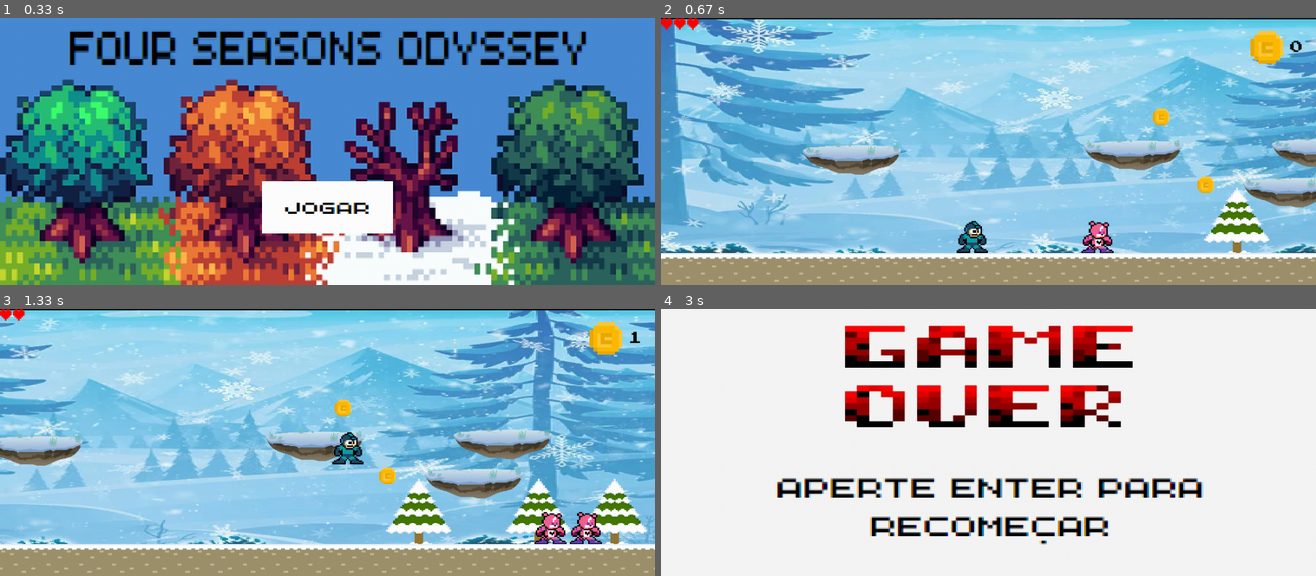
Above: before the commit, frames 1-4 (two rows, left to right).
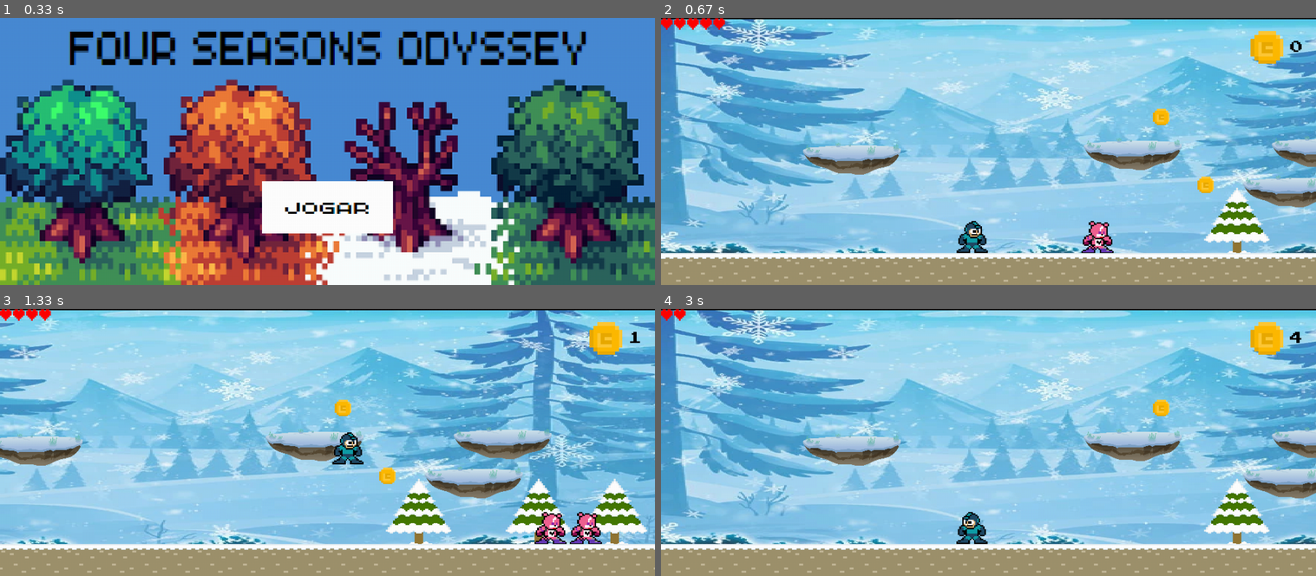
Above: after the commit, the same moments.

Repository: insper-classroom/devlife-23-1-projeto-pygame-thiago-penha-e-joao-faraco
Game: pygame game, started from docs/pygame/jogo.py
The game is run twice, just before and just after one commit, with the same random seed, the same clock (stepped at 60 frames per second) and the same inputs.
Inputs (mouse positions are in pixels of both pictures, inside the frame that each line leads up to):
- Up to frame 1 (0.33 s): no input
- Up to frame 2 (0.67 s): click (988, 207) at 0.38 s
- Up to frame 3 (1.33 s): hold Right 0.67-1.13 s; move the mouse to (301, 453) at 0.7 s; hold Up from 1.17 s (still down)
- Up to frame 4 (3 s): release Up at 1.47 s; hold Right 1.5-1.97 s; hold Left 2-2.53 s; hold Left 2.57-2.97 s

Frame 1 is identical in both runs. In frame 2, 0.1% of the frame differs, in the area x 6-10%, y 0-5%; in frame 3, 0.1%; in frame 4, 97%, in the area x 0-100%, y 0-100%.

Commit message:
Tela outono pronto e funcionando, começando intro

Diff:
--- a/docs/pygame/main.py
+++ b/docs/pygame/main.py
@@ -3,7 +3,6 @@
 from tela_inverno import window
 from tela_inverno import Coin
 import tela_outono
-tela=tela_inverno
 
 class Tela_Inicio:
     def __init__(self,jogo):
@@ -45,12 +44,15 @@
         if self.contador>=40:
             self.contador=0
 
+class Instrucao:
+    def __init__(self,jogo):
+        self.jogo=jogo
+
 class Tela_Game_Over:
     def __init__(self,jogo):
         self.jogo = jogo
         self.game_over = pygame.transform.scale(pygame.image.load('docs/imagens/gameover.png'),(1000,205))
         self.recomecar = pygame.transform.scale(pygame.image.load('docs/imagens/Recomecar.png'),(800,205))
-        # self.fechou_over = False
         self.music=pygame.mixer.Sound('docs/sons/game_over_bad_chest.wav')
         self.play=False
     def atualiza_estado_over(self):
@@ -73,16 +75,13 @@
 
 class Personagem(pygame.sprite.Sprite):
 
-    def __init__(self,tela,fonte,jogo):
+    def __init__(self,fonte,jogo):
         pygame.sprite.Sprite.__init__(self)
-        self.platafroma_image=pygame.transform.scale(pygame.image.load('docs/imagens/plataforma.png'),(150,50)).convert_alpha()
         self.image = pygame.transform.scale((pygame.image.load('docs/imagens/personagem.png')),(50,50)).convert_alpha()
-        self.mask=pygame.mask.from_surface(self.image)
         self.velocidade_x = 0
         self.ajuste = 0
         self.rect=self.image.get_rect(bottomright=(window.get_width()//2, 360))
-        self.tela=tela
-        self.vidas = 3
+        self.vidas =5
         self.jogo=jogo
         self.group=pygame.sprite.GroupSingle(self)
         self.mask=pygame.mask.from_surface(self.image)
@@ -135,7 +134,7 @@
                 pygame.quit()
                 self.fechou_no_jogo = True
                 return False
-        if (tela.imprime_x<=-2000 and (self.direcao=='direita' or self.rect.x>=window.get_width()//2)) or (tela.imprime_x>=0 and (self.direcao=='esquerda' or self.rect.x<=window.get_width()//2 )):
+        if (tela.imprime_x<=-2000 and (self.direcao=='direita' or self.rect.x>=window.get_width()//2)) or (tela.imprime_x>=0 and (self.direcao=='esquerda'or self.rect.x<=window.get_width()//2)):
             self.rect.x += self.velocidade_x
 
         else:
@@ -150,7 +149,8 @@
                 planta.rect.x-=self.velocidade_x
             for bolinha in tela.bolinhaGroup:
                 bolinha.rect.x-=self.velocidade_x
-
+            for chao in tela.chaoGroup:
+                chao.rect.x-=self.velocidade_x
         for monstro in tela.grupo_monstro:
             self.movimentação_monstro+=0.05
             if self.movimentação_monstro>=10:
@@ -187,11 +187,14 @@
                     self.gravidade = -20
                     self.pula.play()
                     planta.kill()
-        if self.rect.x>=1001:
+
+        if self.rect.x>=1001 and tela.contador_coin>=10:
             self.jogo.tela_atual=3
+            self.jogo.contador_tela=1
+            self.rect.x=0
         return True
 
-    def desenha_jogador(self):
+    def desenha_jogador(self,tela):
         self.coracao = self.fonte.render(chr(9829)*self.vidas,True,(255,0,0))
         window.blit(self.coracao,(0,0))
         self.gravidade+=0.8
@@ -201,8 +204,7 @@
             self.maximo=360
         if self.rect.bottom<self.maximo:
             self.maximo=self.rect.bottom
-        for plataforma in self.tela.plataformaGroup:
-            plataforma_mask=pygame.mask.from_surface(self.platafroma_image)
+        for plataforma in tela.plataformaGroup:
             plataforma_group= pygame.sprite.GroupSingle(plataforma)
             if pygame.sprite.spritecollide(self.group.sprite,plataforma_group,False,pygame.sprite.collide_mask) and self.gravidade>=0 and self.maximo<=plataforma.rect.top:
                 self.rect.bottom=plataforma.rect.top+10
@@ -220,11 +222,12 @@
         pygame.init()
         pygame.display.set_caption('Four Seasons Odyssey')
         self.tela_atual = 0
+        self.telas=[]
         self.font = pygame.font.Font('docs/fontes/PressStart2P.ttf', 20)
         self.window_largura=window.get_width()
-        self.tela=tela.Tela_Inverno(self.font)
-        self.chao=tela.Chao(self.tela.imagem)
-        self.jogador = Personagem(self.tela,self.font,self)
+        self.telas.append(tela_inverno.Tela_Inverno(self.font))
+        self.telas.append(tela_outono.Tela_Outono(self.font))
+        self.jogador = Personagem(self.font,self)
         self.tela_inicio=Tela_Inicio(self)
         self.tela_game_over=Tela_Game_Over(self)
         self.inverteu = False
@@ -244,38 +247,18 @@
         if self.tela_atual == 2:
             return self.tela_game_over.atualiza_estado_over()
         elif self.tela_atual == 1 or self.tela_atual==3:
-            return self.jogador.movimenta_jogador(self.tela)
-        pygame.mixer.music.stop()
-        if not self.play:
-            self.music.play()
-            self.play=True
-        for event in pygame.event.get():
-            if event.type == pygame.KEYDOWN:
-                if event.key == pygame.K_RETURN and self.jogo.jogador.vidas <=0:
-                    return False
-            if event.type == pygame.QUIT:
-                pygame.quit()
-                return False
+            return self.jogador.movimenta_jogador(self.telas[self.contador_tela])
 
 
     def desenha_inicio(self):
-        if self.tela_atual==1:
-            self.tela.desenha_tela()
-            self.chao.desenha_chao()
-            self.tela.desenha_personagens()
-            self.jogador.desenha_jogador()
+        if self.tela_atual==1 or self.tela_atual==3:
+            self.telas[self.contador_tela].desenha_tela()
+            self.telas[self.contador_tela].desenha_personagens()
+            self.jogador.desenha_jogador(  self.telas[self.contador_tela])
         elif self.tela_atual==0:
            self.tela_inicio.desenha_Tela_Inicio()
         elif self.tela_atual == 2:
             self.tela_game_over.desenha_game_over()
-        elif self.tela_atual==3:
-            while self.contador<1:
-                self.tela=tela_outono.Tela_Outono(self.font)
-                self.contador=1
-            self.tela.desenha_tela()
-            self.tela.desenha_personagens()
-            self.jogador.desenha_jogador()
-
         pygame.display.update()
 
     def loop(self):
--- a/docs/pygame/tela_inverno.py
+++ b/docs/pygame/tela_inverno.py
@@ -6,7 +6,7 @@
 class Bolinha(pygame.sprite.Sprite):
     def __init__(self,x,y):
         pygame.sprite.Sprite.__init__(self)
-        self.image=pygame.transform.scale(pygame.image.load('docs/imagens/bolinha de neve.png'),(20,20)).convert_alpha()
+        self.image=pygame.transform.scale(pygame.image.load('docs/imagens/bolinha de neve.png'),(30,30)).convert_alpha()
         self.rect=self.image.get_rect()
         self.rect.topleft=(x,y)
 
@@ -34,24 +34,20 @@
         self.rect.topleft=(x,y)
 
 class Chao(pygame.sprite.Sprite):
-    def __init__(self,tela):
-        pygame.sprite.Sprite.__init__(self)
-        self.chao=pygame.transform.scale(pygame.image.load('docs/imagens/chao inverno.png'),(50,50))
-        self.chao_rect=self.chao.get_rect()
-        self.chao_altura=self.chao.get_height()
-        self.chao_largura=self.chao.get_width()
-        self.quantidade= tela.get_width()//self.chao_largura
-        self.tela=tela
-    def desenha_chao(self):
-        for i in range(self.quantidade+1):
-            self.tela.blit(self.chao,(i*self.chao_largura,360))
+    def __init__(self,x,y):
+         pygame.sprite.Sprite.__init__(self)
+         self.image=pygame.transform.scale(pygame.image.load('docs/imagens/chao inverno.png'),(50,50))
+         self.rect=self.image.get_rect()
+         self.rect.topleft=(x,y)
 
 class Tela_Inverno():
 
     def __init__(self,fonte):
         self.imagem = pygame.transform.scale(pygame.image.load('docs/imagens/Inverno_att.png').convert_alpha(),(3000,410))
+        self.next_level=pygame.transform.scale(pygame.image.load('docs/imagens/next_level.png'),(100,100)).convert_alpha()
         self.arvore=pygame.transform.scale(pygame.image.load('docs/imagens/Arvore_Inverno.png'),(100,100))
         self.moeda_contadora=pygame.transform.scale(pygame.image.load('docs/imagens/coin_2.png'),(50,50)).convert_alpha()
+        self.image = pygame.transform.scale(pygame.image.load('docs/imagens/next_level.png'),(100,100)).convert_alpha()
         self.imprime_x=0
         self.arvores=[]
         self.posicao_plat=[]
@@ -63,11 +59,20 @@
         self.grupo_monstro= pygame.sprite.Group()
         self.plantaGroup=pygame.sprite.Group()
         self.bolinhaGroup=pygame.sprite.Group()
+        self.chaoGroup=pygame.sprite.Group()
         self.cria_arvore()
         self.cria_plat()
         self.cria_coin()
         self.cria_planta()
         self.cria_monstro()
+        self.desenha_chao()
+
+    def desenha_chao(self):
+        for i in range(61):
+            x= i*50
+            y=360
+            chao=Chao(x,y)
+            self.chaoGroup.add(chao)
 
     def desenha_bolinha(self):
         self.frequenciadotiro+=0.5
@@ -132,19 +137,18 @@
         window.blit(self.moeda_contadora,(900,20))
         self.contador_imagem=self.fonte.render(str(self.contador_coin),True,(0,0,0))
         window.blit(self.contador_imagem,(960,35))
-
+        self.imagem.blit(self.next_level,(2800,280))
     def desenha_personagens(self):
         self.plataformaGroup.draw(window)
         self.coinGroup.draw(window)
         self.plantaGroup.draw(window)
         self.grupo_monstro.draw(window)
+        self.chaoGroup.draw(window)
         self.desenha_bolinha()
 
 class Monstro(pygame.sprite.Sprite):
     def __init__(self,x,y):
         super().__init__()
-        self.tick=0
         self.image = pygame.transform.scale(pygame.image.load('docs/imagens/monstroatt.png'),(50,50))
         self.rect = self.image.get_rect()
-        self.rect=self.image.get_rect()
         self.rect.topleft=(x,y)
--- a/docs/pygame/tela_outono.py
+++ b/docs/pygame/tela_outono.py
@@ -6,14 +6,14 @@
 class Bolinha(pygame.sprite.Sprite):
     def __init__(self,x,y):
         pygame.sprite.Sprite.__init__(self)
-        self.image=pygame.transform.scale(pygame.image.load('docs/imagens/bolinha de neve.png'),(20,20)).convert_alpha()
+        self.image=pygame.transform.scale(pygame.image.load('docs/imagens/bolinha.png'),(25,25)).convert_alpha()
         self.rect=self.image.get_rect()
         self.rect.topleft=(x,y)
 
 class Planta(pygame.sprite.Sprite):
     def __init__(self,x,y):
         pygame.sprite.Sprite.__init__(self)
-        self.image=pygame.transform.scale(pygame.image.load('docs/imagens/Planta_neve.png'),(60,60)).convert_alpha()
+        self.image=pygame.transform.scale(pygame.image.load('docs/imagens/Planta.png'),(60,60)).convert_alpha()
         self.image=pygame.transform.flip(self.image, True, False)
         self.rect=self.image.get_rect()
         self.rect.topleft=(x,y)
@@ -29,22 +29,22 @@
 class Plataforma(pygame.sprite.Sprite):
     def __init__(self,x,y):
         pygame.sprite.Sprite.__init__(self)
-        self.image=pygame.transform.scale(pygame.image.load('docs/imagens/plataforma.png'),(150,50)).convert_alpha()
+        self.image=pygame.transform.scale(pygame.image.load('docs/imagens/plat-outono.png'),(150,50)).convert_alpha()
         self.rect=self.image.get_rect()
         self.rect.topleft=(x,y)
 
 class Chao(pygame.sprite.Sprite):
     def __init__(self,x,y):
          pygame.sprite.Sprite.__init__(self)
-         self.image=pygame.transform.scale(pygame.image.load('docs/imagens/chao inverno.png'),(50,50))
-         self.chao_rect=self.image.get_rect()
-         self.chao_rect.topleft=(x,y)
-
+         self.image=pygame.transform.scale(pygame.image.load('docs/imagens/chao-outono.png'),(50,50))
+         self.rect=self.image.get_rect()
+         self.rect.topleft=(x,y)
 
 class Tela_Outono():
     def __init__(self,fonte):
         self.imagem=pygame.transform.scale(pygame.image.load('docs/imagens/floresta_outono.jpg'),(3000,410)).convert_alpha()
-        self.arvore=pygame.transform.scale(pygame.image.load('docs/imagens/Arvore_Inverno.png'),(100,100))
+        self.arvore=pygame.transform.scale(pygame.image.load('docs/imagens/arvore-outono.png'),(80,100))
+        self.next_level=pygame.transform.scale(pygame.image.load('docs/imagens/next_level.png'),(100,100)).convert_alpha()
         self.moeda_contadora=pygame.transform.scale(pygame.image.load('docs/imagens/coin_2.png'),(50,50)).convert_alpha()
         self.imprime_x=0
         self.arvores=[]
@@ -57,22 +57,24 @@
         self.grupo_monstro= pygame.sprite.Group()
         self.plantaGroup=pygame.sprite.Group()
         self.bolinhaGroup=pygame.sprite.Group()
+        self.chaoGroup=pygame.sprite.Group()
         self.cria_arvore()
         self.cria_plat()
         self.cria_coin()
         self.cria_planta()
         self.cria_monstro()
         self.desenha_chao()
+
     def desenha_chao(self):
         for i in range(61):
             x= i*50
             y=360
             chao=Chao(x,y)
-            window.blit(chao.image,(x,y))
+            self.chaoGroup.add(chao)
 
     def desenha_bolinha(self):
         self.frequenciadotiro+=0.5
-        if self.frequenciadotiro%100==0:
+        if self.frequenciadotiro%80==0:
             for planta in self.plantaGroup:
                 bolinha=Bolinha(planta.rect.x,planta.rect.y+10)
                 self.bolinhaGroup.add(bolinha)
@@ -82,7 +84,7 @@
 
     def cria_monstro(self):
         i=0
-        while i<5:
+        while i<6:
             posicao_x = random.randint(600, 2450)
             posicao_y = 310
             monstro=Monstro(posicao_x,posicao_y)
@@ -107,7 +109,7 @@
 
     def cria_coin(self):
         j=0
-        while j<10:
+        while j<15:
             posicao_x = random.randint(600, 2450)
             posicao_y = random.randint(100,330)
             coin=Coin(posicao_x,posicao_y)
@@ -117,7 +119,7 @@
 
     def cria_planta(self):
          j=0
-         while j<2:
+         while j<3:
             posicao_x = random.randint(1500, 2450)
             posicao_y = 310
             planta=Planta(posicao_x,posicao_y)
@@ -133,14 +135,16 @@
         window.blit(self.moeda_contadora,(900,20))
         self.contador_imagem=self.fonte.render(str(self.contador_coin),True,(0,0,0))
         window.blit(self.contador_imagem,(960,35))
+        self.imagem.blit(self.next_level,(2800,280))
 
     def desenha_personagens(self):
         self.plataformaGroup.draw(window)
         self.coinGroup.draw(window)
         self.plantaGroup.draw(window)
         self.grupo_monstro.draw(window)
+        self.chaoGroup.draw(window)
         self.desenha_bolinha()
-        self.desenha_chao()
+
 
 class Monstro(pygame.sprite.Sprite):
     def __init__(self,x,y):
Binary file added: docs/imagens/Como jogar.png
Binary file added: docs/imagens/arvore-outono.png
Binary file added: docs/imagens/chao-outono.png
Binary file added: docs/imagens/instruções.png
Binary file added: docs/imagens/next_level.png
Binary file added: docs/imagens/plat-outono.png
